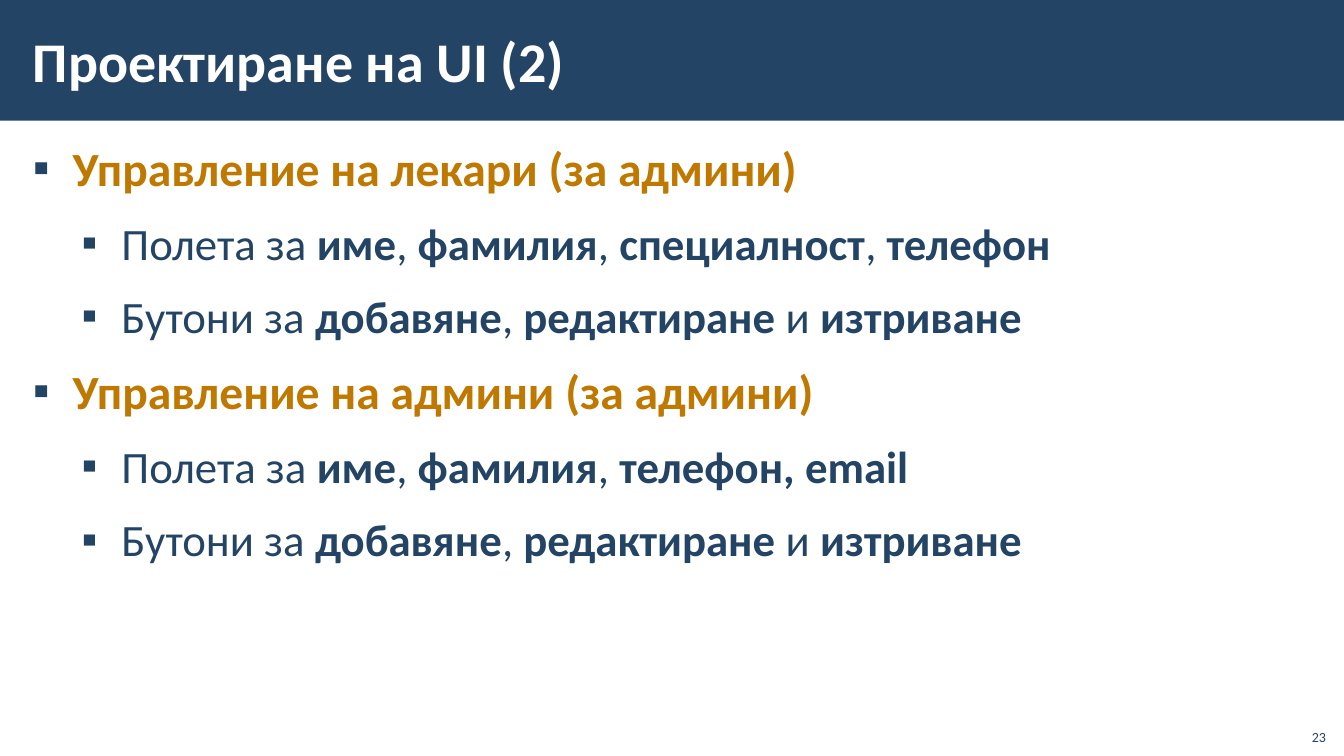
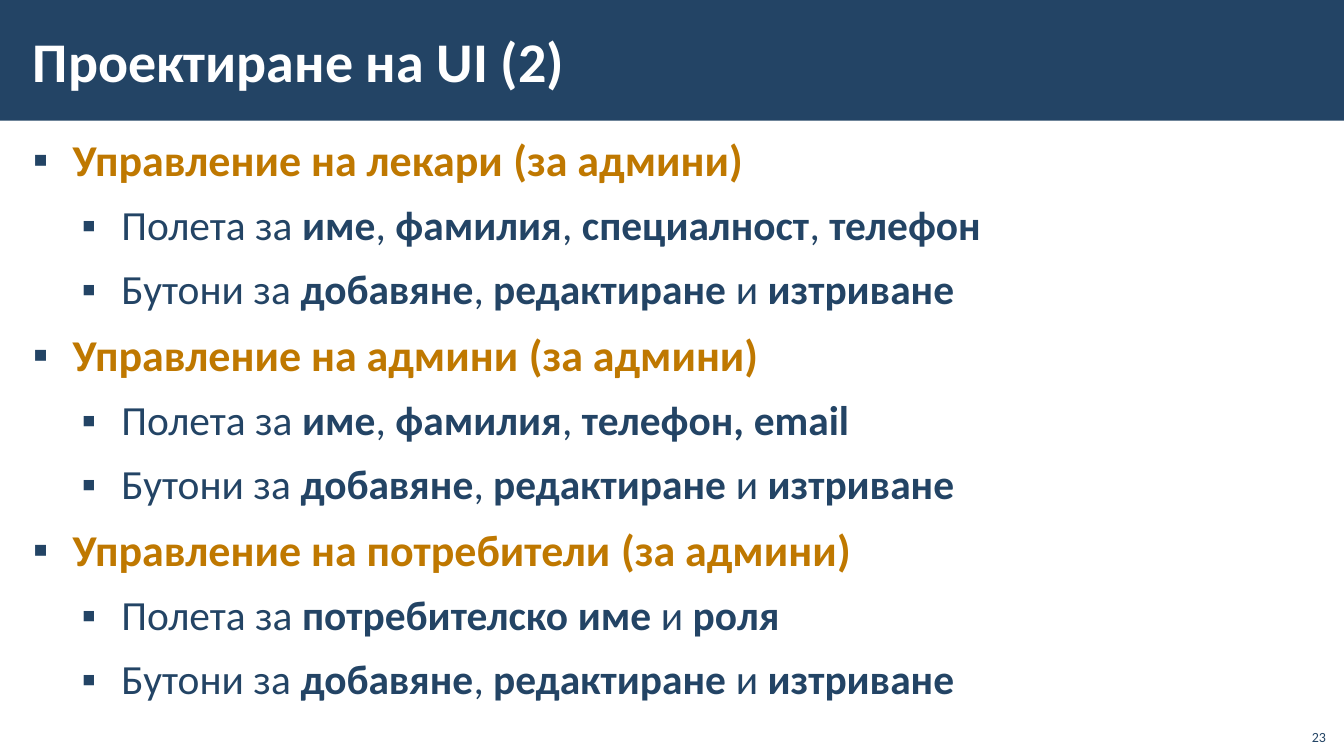
Before and after one commit to BG-IT-Edu/School-Programming, a slide deck: slide 23 of Courses/Software-Sciences/Module-4-Information-Systems-New/09-Lifecycle-of-Information-System/09-Lifecycle-of-Information-System.pptx. Drawn at 1344x756 pixels with LibreOffice and Linux fonts; fonts in the diff are those of the drawing; background and template pictures are left out. Boxes give left, top, right and bottom in pixels: in the first picture for what was removed or moved away, otherwise in the second. Text is boxed around its words. In the diff, an @@ line names an element or a change of style, - is before the commit and + after.

```diff
--- a/Courses/Software-Sciences/Module-4-Information-Systems-New/09-Lifecycle-of-Information-System/09-Lifecycle-of-Information-System.pptx
+++ b/Courses/Software-Sciences/Module-4-Information-Systems-New/09-Lifecycle-of-Information-System/09-Lifecycle-of-Information-System.pptx
@@ text at box(73, 143, 981, 506): size 34 to 31.4 pt in "Управление на лекари (за админи)", "Управление на админи (за админи)"; size 32 to 29.6 pt in "Полета за име, фамилия, специалност, телефон", "Бутони за добавянe, редактиране и изтриване", "Полета за име, фамилия, телефон, email", "Бутони за добавянe, редактиране и изтриване"; line spacing 1.05 to 0.95 @@
@@ text at box(73, 533, 954, 701): paragraphs added @@
+▪ Управление на потребители (за админи)
+  ▪ Полета за потребителско име и роля
+  ▪ Бутони за добавяне, редактиране и изтриване
```
Also in this commit, not shown: 3 other slides changed, 1 slide added.
